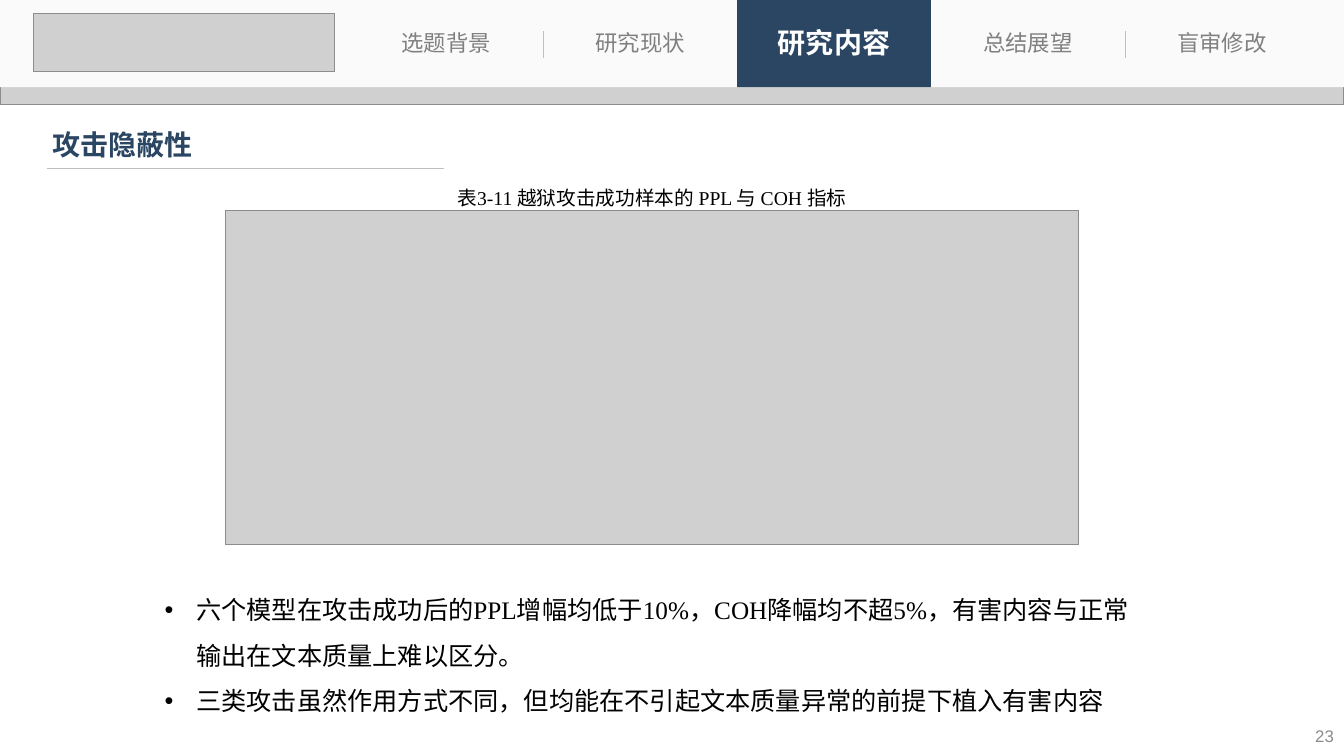
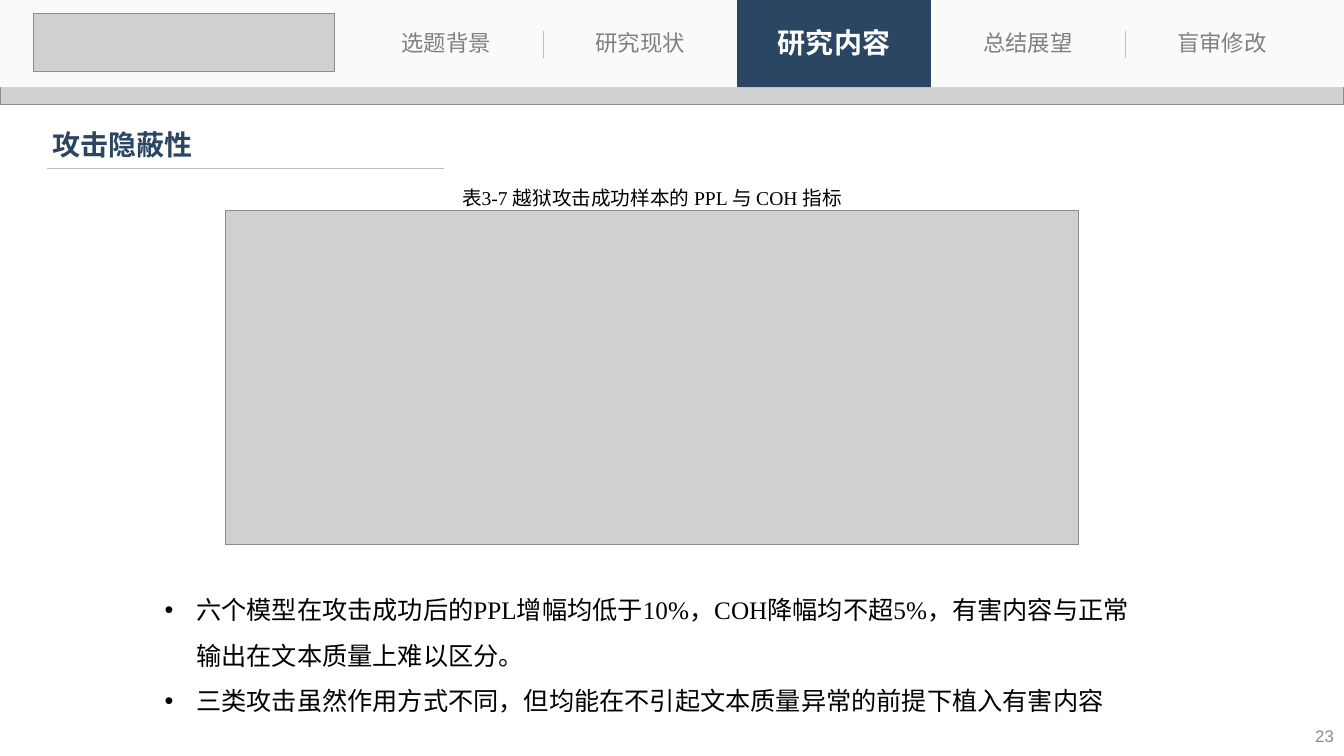
Before and after one commit to 536260668/master_thesis, a slide deck: slide 23 of 刘子恒-答辩.pptx. Drawn at 1344x756 pixels with LibreOffice and Linux fonts; fonts in the diff are those of the drawing; grey boxes stand for pictures. Boxes give left, top, right and bottom in pixels: in the first picture for what was removed or moved away, otherwise in the second. Text is boxed around its words. In the diff, an @@ line names an element or a change of style, - is before the commit and + after.

```diff
--- a/刘子恒-答辩.pptx
+++ b/刘子恒-答辩.pptx
@@ text at bbox=[462, 188, 842, 211]: text changed @@
-表3‑11 越狱攻击成功样本的 PPL 与 COH 指标
+表3‑7 越狱攻击成功样本的 PPL 与 COH 指标
```
Also in this commit, not shown: 16 other slides changed, 3 other files.
